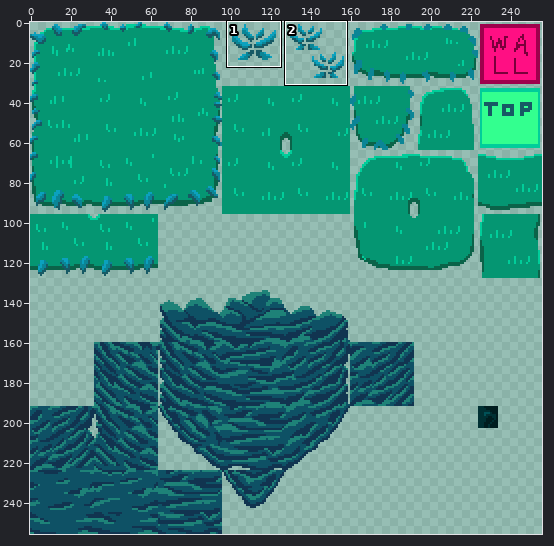
Edited in one commit: sprite sheet (Assets/Maps/Tilesets/images/forest-terrain.png). Above: a wide view before the commit, with the close-up outlined.
Close-up. Before the edit:
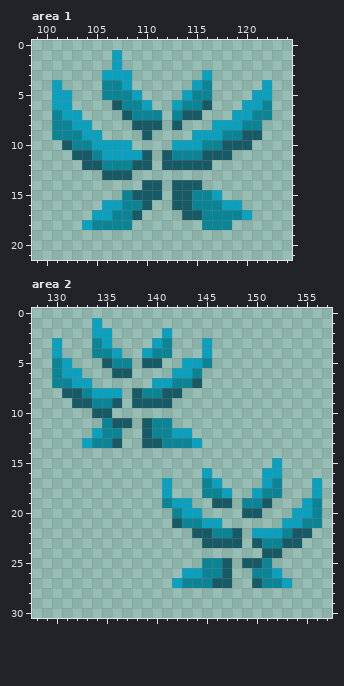
The file is 256x256 pixels. Colours within 5 levels of each other are drawn and written as one. Shown: area 1: x 99..124, y 0..21; area 2: x 128..157, y 0..30. The commit also changed other parts of the picture, which this record leaves out.
New version:
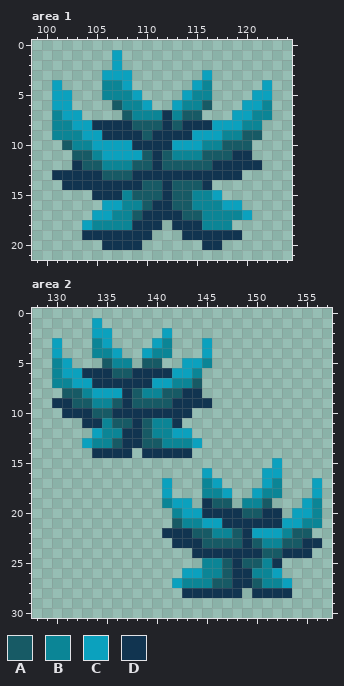
Palette (. is transparent): A #175a65  B #0b8596  C #0ba1be  D #113450
Changes in this commit:
--- area 1
@@ x 99..124 @@
  6 ..CC....ABBC..CBBA...CCB..
- 7 ..BCC....ABBB.BAA...CCBB..
- 8 ..BBCC....AAA.A...CCCBB...
- 9 ..BBBCC....A....CCCBBAA...
-10 ...ABBCCCC....CCCBBAAA....
-11 ....AABCCCCA.ABBBAAA......
-12 .....AABBBAA.AAAAA........
-13 .......AAA................
-14 ...........AA.AAA.........
-15 .........BAAA.AABBC.......
-16 .......CCBBA..AABBBCC.....
-17 ......CCBBA....AABBBBC....
-18 .....CBBBB.......BBB......
-19 ..........................
-20 ..........................
+ 7 ..BCC....ABBBDBAA...CCBB..
+ 8 ..BBCCDDDDAAADADDDCCCBB...
+ 9 ..BBBCCDDDDADDDDCCCBBAA...
+10 ...ABBCCCCDDDDCCCBBAAA....
+11 ....AABCCCCADABBBAAADD....
+12 ....DAABBBAADAAAAADDDDD...
+13 ..DDDDDAAADDDDDDDDDDD.....
+14 ...DDDDDDDDAADAAAD........
+15 ......DDDBAAADAABBC.......
+16 .......CCBBADDAABBBCC.....
+17 ......CCBBADDDDAABBBBC....
+18 .....CBBBBDDD.DDDBBB......
+19 .....DDDDDDD...DDDDDD.....
+20 .......DDDD......DD.......
 21 ..........................
--- area 2
@@ x 128..147 @@
  5 ..BC...ABB.AA..CCB..
- 6 ..BCC...AA....CCB...
- 7 ..BBCC......CCBBA...
- 8 ...AABCCC.ABBAA.....
- 9 ....AABBA.AAAA......
-10 ......AA............
-11 .......BAA.ABB......
-12 ......CBB..ABBCC....
-13 .....CBBA..AABBBC...
-14 ....................
+ 6 ..BCCDDDAADDDDCCB...
+ 7 ..BBCCDDDDDDCCBBA...
+ 8 ...AABCCCDABBAADD...
+ 9 ..DDAABBADAAAADDDD..
+10 ...DDDAADDDDDDDD....
+11 .....DDBAADABBD.....
+12 ......CBBDDABBCC....
+13 .....CBBADDAABBBC...
+14 ......DDDD.DDDDD....
 15 ....................
@@ x 139..157 @@
 18 ..C...BBC..CBB...C.
-19 ..BCC..AA.BBA...CB.
-20 ...BCC....AA...CCB.
-21 ...ABBCC......CCBB.
-22 .....AABBA.CCCBAA..
-23 ......AAAA.ABBAA...
-24 ............AA.....
-25 ......BBA.AAB......
-26 ....CCBBA..BBC.....
-27 ...CBBBAA..ABBC....
-28 ...................
+19 ..BCC.DAA.BBA...CB.
+20 ...BCCDDDDAADD.CCB.
+21 ...ABBCCDDDDDDCCBB.
+22 ..DDDAABBADCCCBAA..
+23 ...DDDAAAADABBAADD.
+24 .....DDDDDDDAADDD..
+25 ......BBADAABD.....
+26 ....CCBBADDBBC.....
+27 ...CBBBAADDABBC....
+28 ....DDDDDD.DDDD....
 29 ...................
Changed places in both close-ups, as pixel boxes (x1, y1, x2, y2):
added: (52, 110, 262, 250)
added: (52, 368, 212, 458)
added: (162, 498, 322, 598)
